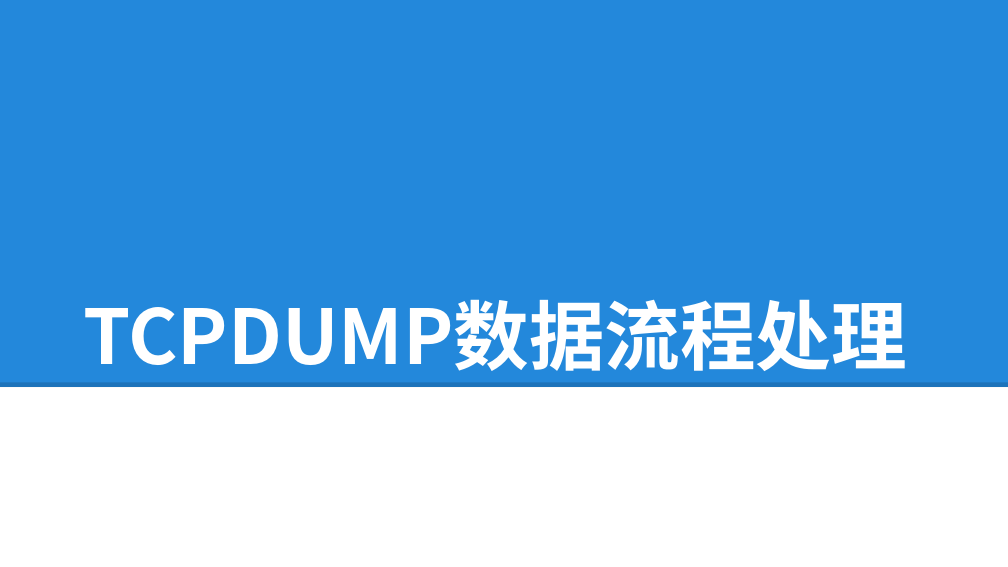
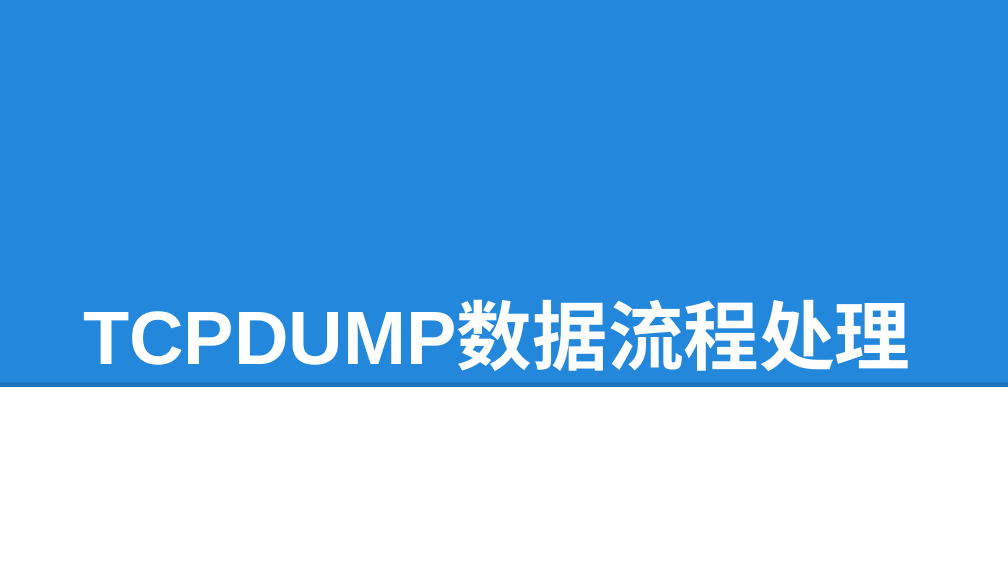
Before and after one commit to lepustse/tcpdump, a slide deck: slide 1 of tcpdump.pptx. Drawn at 1008x567 pixels with LibreOffice and Linux fonts; fonts in the diff are those of the drawing; background and template pictures are left out. Boxes give left, top, right and bottom in pixels: in the first picture for what was removed or moved away, otherwise in the second. Text is boxed around its words. In the diff, an @@ line names an element or a change of style, - is before the commit and + after.

```diff
--- a/tcpdump.pptx
+++ b/tcpdump.pptx
@@ title "TCPDUMP数据流程处理" at box(83, 305, 910, 371): font Noto Sans CJK SC to Arial @@
```
Also in this commit, not shown: 4 other slides changed, 3 slides added, 2 slides removed, 3 other files.
